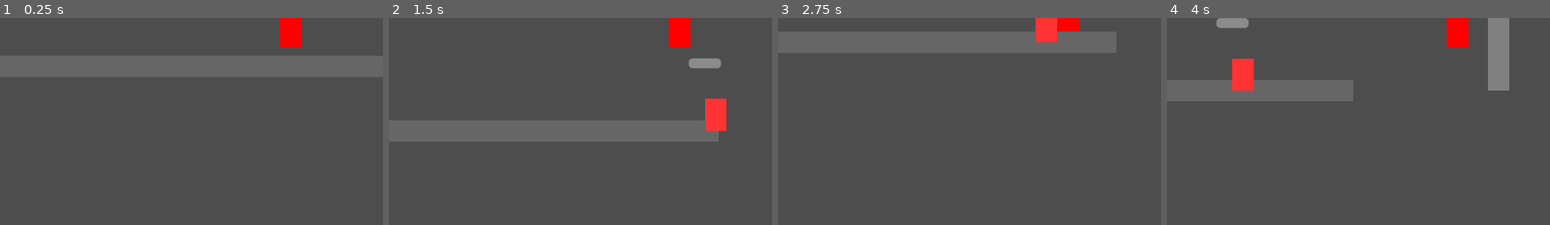
Above: before the commit, frames 1-4 (left to right).
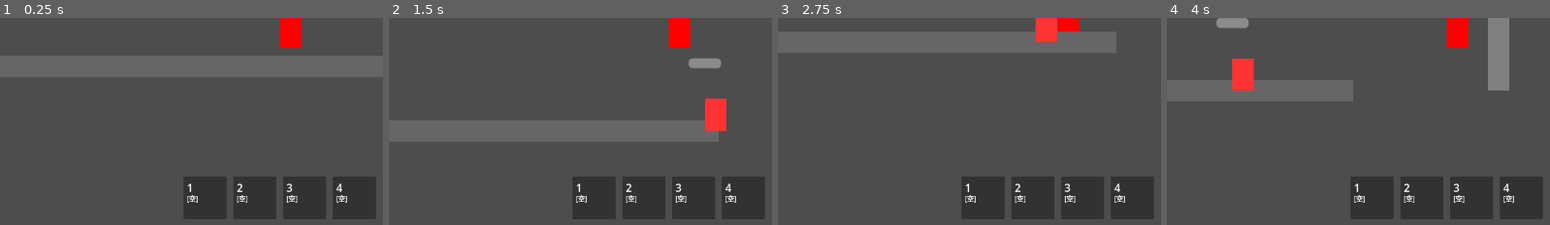
Above: after the commit, the same moments.

Repository: qq554597352/infinity-exe
Game: Godot game, scene res://scenes/levels/test_level.tscn
Same seed, same stepped clock (60 frames per second), same inputs: the game is played once before the commit and once after it.
Inputs:
- Up to frame 1 (0.25 s): no input
- Up to frame 2 (1.5 s): hold D (move_right) from 0.53 s (still down); tap J (attack) at 0.6 s; tap Space (jump) at 0.77 s; tap E (grapple) at 1.35 s
- Up to frame 3 (2.75 s): tap Space (jump) at 1.52 s; release D (move_right) at 2.03 s; hold A (move_left) from 2.03 s (still down); tap J (attack) at 2.1 s
- Up to frame 4 (4 s): release A (move_left) at 2.78 s; hold D (move_right) from 2.78 s (still down); tap E (grapple) at 2.85 s; tap Space (jump) at 3.02, 3.77 s; tap J (attack) at 3.6 s
The pictures show only the part of the screen within x 14-64%, y 50-100%; the shares and areas given below are measured in that part.

The runs differ from the first frame. In frame 1, 8.9% of the frame differs, in the area x 48-98%, y 76-98%; in frame 2, 8.9%; in frame 3, 8.9%; in frame 4, 8.9%.
Error before the commit: Parse Error: Function "get_viewport_rect()" not found in base self. (res://scripts/ui/skill_ui.gd:18)
Error after the commit: Trying to assign value of type 'Nil' to a variable of type 'Dictionary'. (res://scripts/ui/skill_ui.gd:59)

Commit message:
fix: get_viewport_rect() -> get_viewport().get_visible_rect()

Diff:
--- a/scripts/ui/skill_ui.gd
+++ b/scripts/ui/skill_ui.gd
@@ -15,7 +15,8 @@
 		var slot: Panel = Panel.new()
 		slot.name = "SkillSlot" + str(i)
 
-		var viewport_size: Vector2 = get_viewport_rect().size
+		# 获取视口大小
+		var viewport_size: Vector2 = get_viewport().get_visible_rect().size
 		var x_pos: float = (viewport_size.x - (slot_size * 4 + slot_spacing * 3)) / 2
 		slot.position = Vector2(x_pos + i * (slot_size + slot_spacing), viewport_size.y - slot_size - 20)
 		slot.size = Vector2(slot_size, slot_size)
